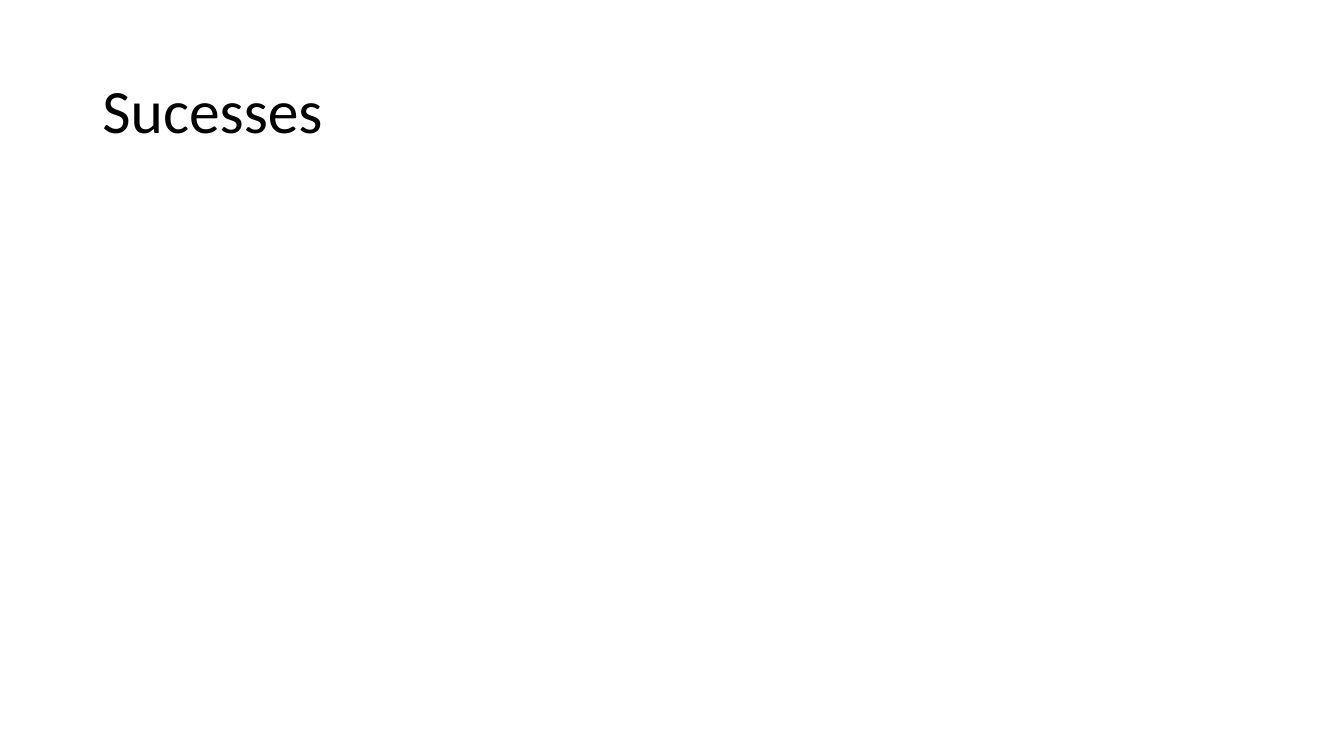
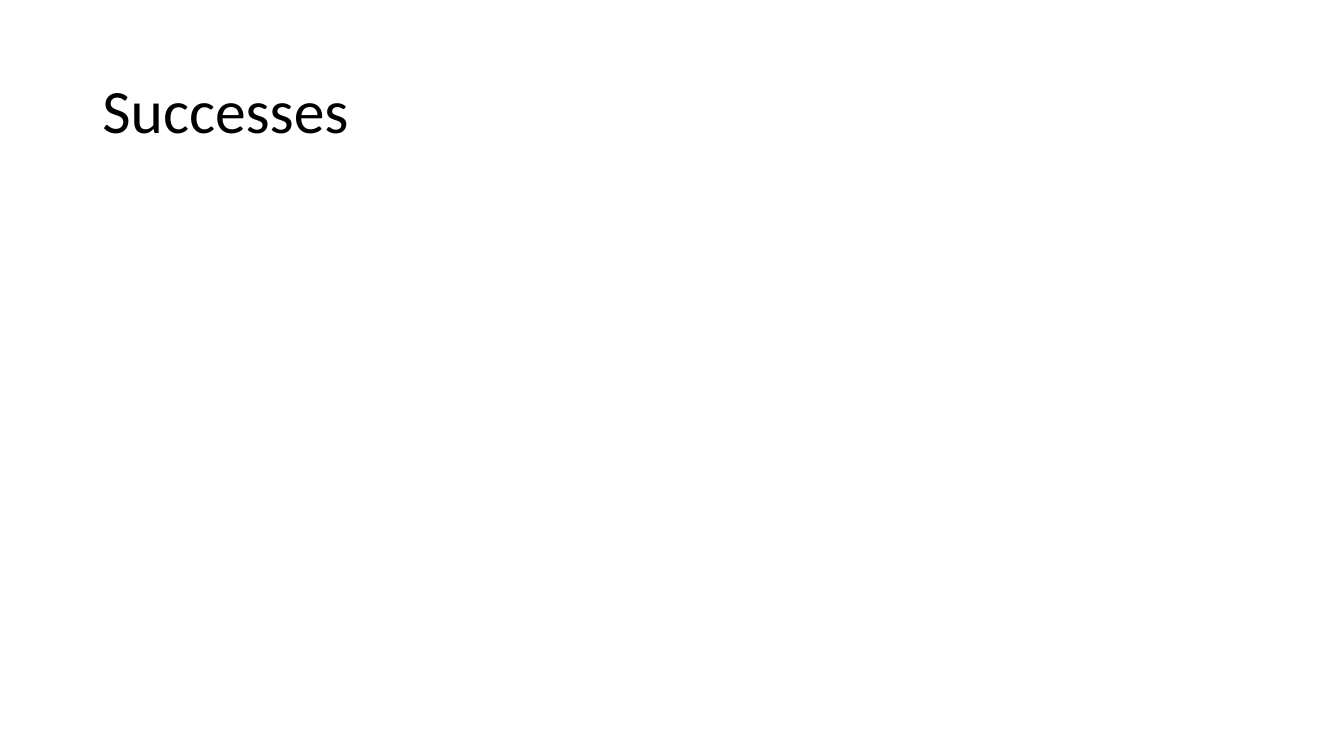
Before and after one commit to SDSMT-CSC464-F15/arm, a slide deck: slide 15 of Documents/MICS/MICSPrez.pptx. Drawn at 1344x756 pixels with LibreOffice and Linux fonts; fonts in the diff are those of the drawing. Boxes give left, top, right and bottom in pixels: in the first picture for what was removed or moved away, otherwise in the second. Text is boxed around its words. In the diff, an @@ line names an element or a change of style, - is before the commit and + after.

Commit message:
ppt with assignments

```diff
--- a/Documents/MICS/MICSPrez.pptx
+++ b/Documents/MICS/MICSPrez.pptx
@@ title at (x1=102, y1=93, x2=348, y2=134): text changed @@
-Sucesses
+Successes
```
